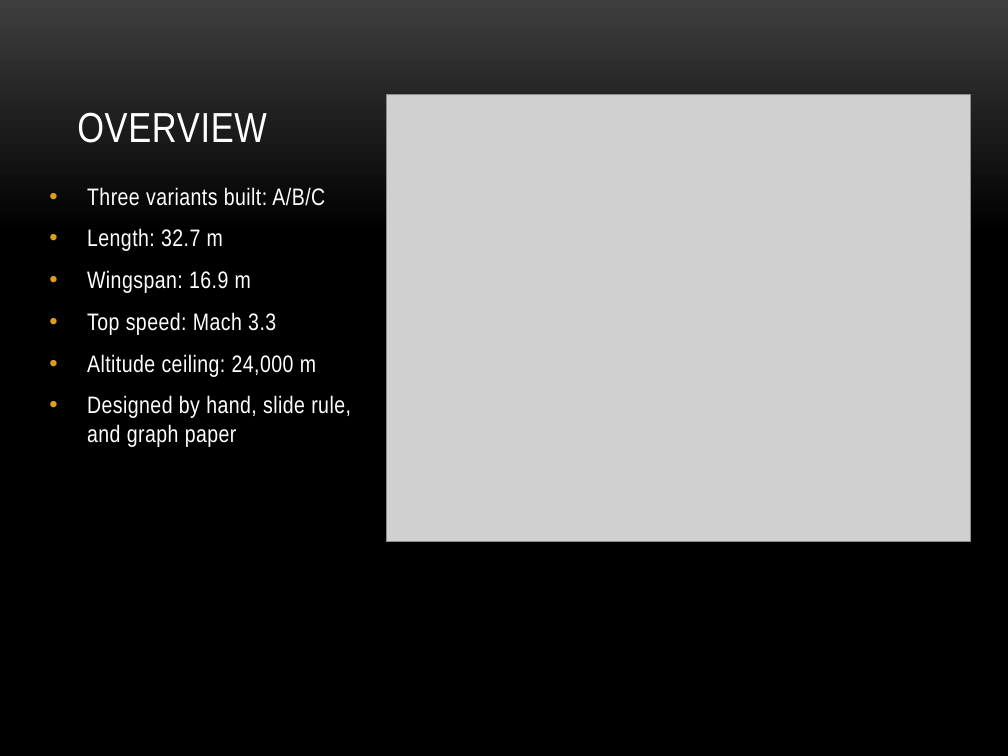
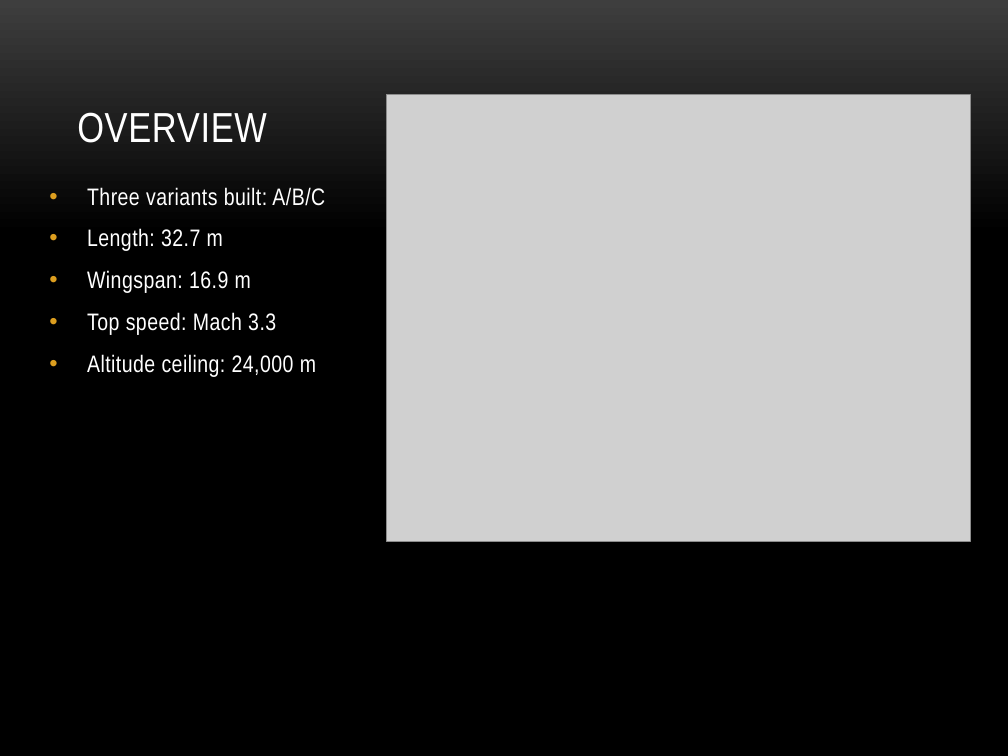
Before and after one commit to nakulj/writ-340, a slide deck: slide 2 of Illumin/presentation.pptx. Drawn at 1008x756 pixels with LibreOffice and Linux fonts; fonts in the diff are those of the drawing; grey boxes stand for pictures; background and template pictures are left out. Boxes give left, top, right and bottom in pixels: in the first picture for what was removed or moved away, otherwise in the second. Text is boxed around its words. In the diff, an @@ line names an element or a change of style, - is before the commit and + after.

Commit message:
Done with ppt

```diff
--- a/Illumin/presentation.pptx
+++ b/Illumin/presentation.pptx
@@ text at [87, 395, 351, 447]: paragraph removed @@
-• Designed by hand, slide rule, and graph paper
```
Also in this commit, not shown: 1 other slide changed, 1 slide added.
